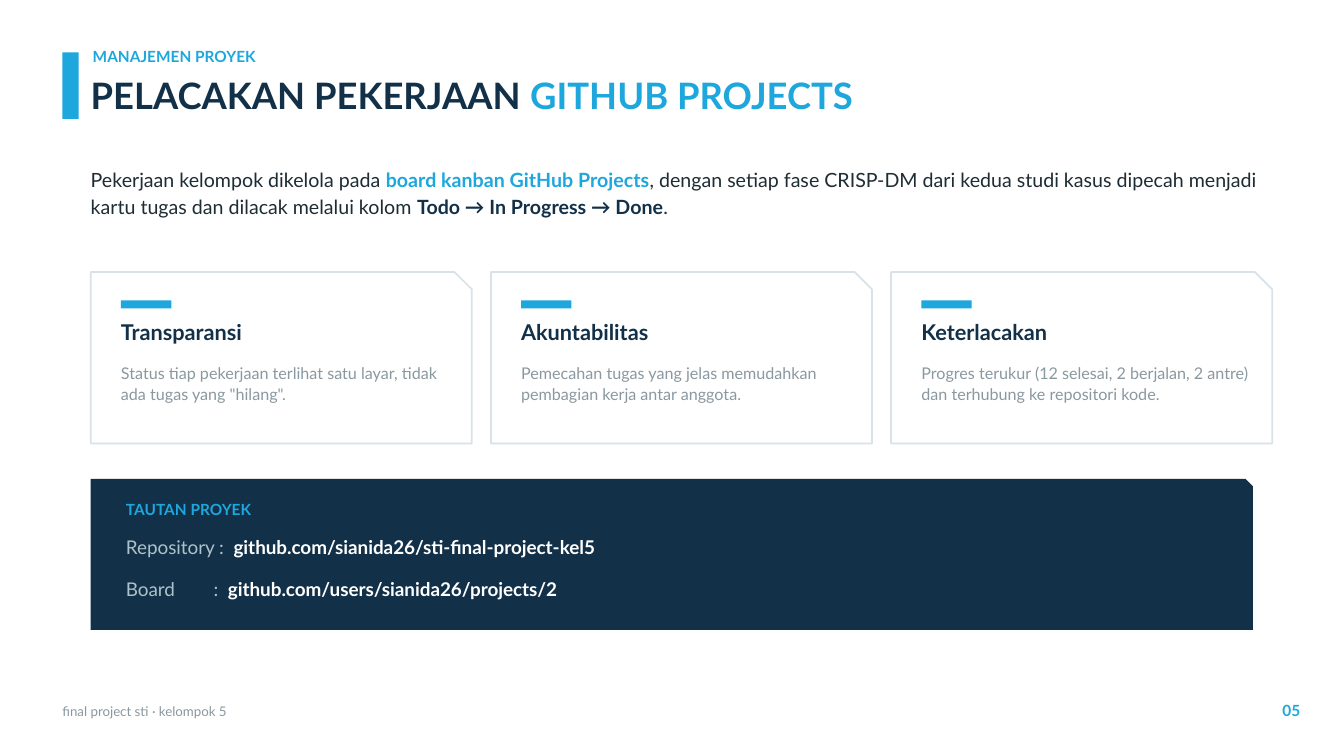
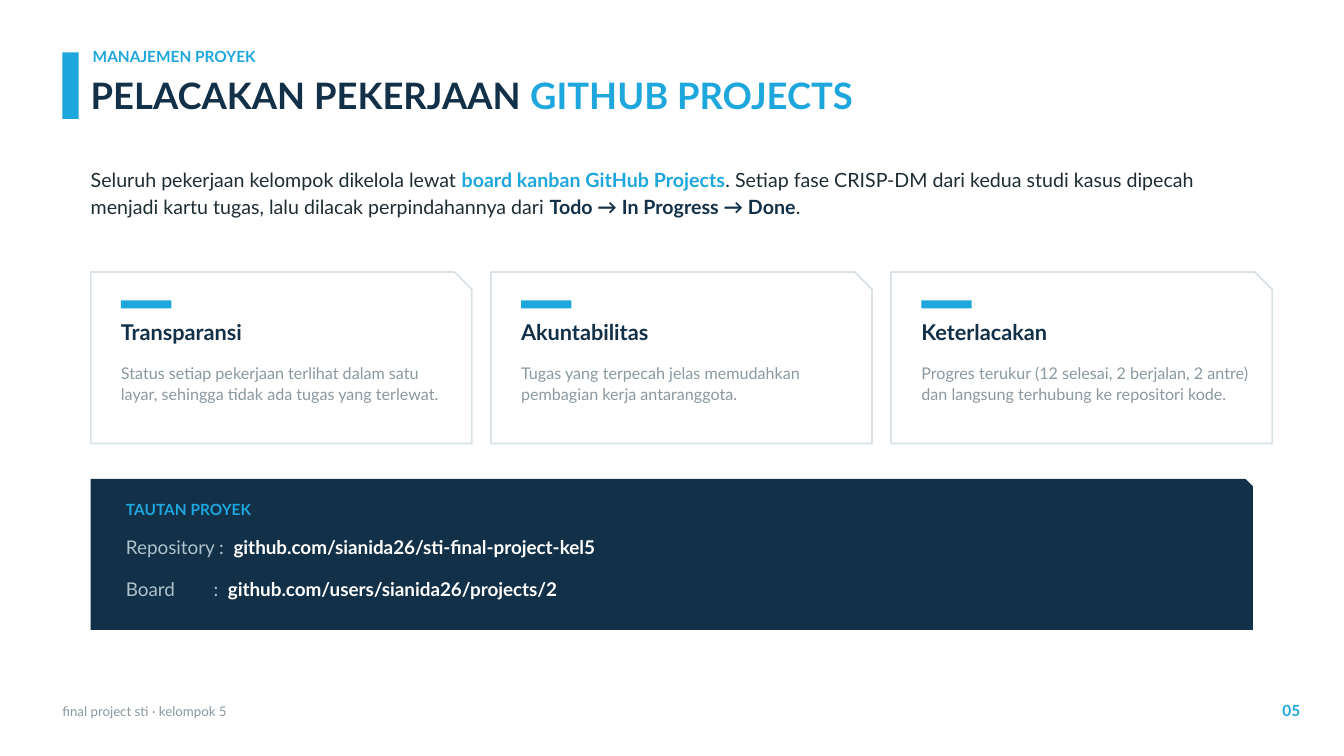
Before and after one commit to sianida26/sti-final-project-kel5, a slide deck: slide 5 of Final-Project-STI-Kel5-Presentation.pptx. Drawn at 1344x756 pixels with LibreOffice and Linux fonts; fonts in the diff are those of the drawing; background and template pictures are left out. Boxes give left, top, right and bottom in pixels: in the first picture for what was removed or moved away, otherwise in the second. Text is boxed around its words. In the diff, an @@ line names an element or a change of style, - is before the commit and + after.

```diff
--- a/Final-Project-STI-Kel5-Presentation.pptx
+++ b/Final-Project-STI-Kel5-Presentation.pptx
@@ text at [91,172,1194,218]: text changed @@
-Pekerjaan kelompok dikelola pada board kanban GitHub Projects, dengan setiap fase CRISP-DM dari kedua studi kasus dipecah menjadi kartu tugas dan dilacak melalui kolom Todo → In Progress → Done.
+Seluruh pekerjaan kelompok dikelola lewat board kanban GitHub Projects. Setiap fase CRISP-DM dari kedua studi kasus dipecah menjadi kartu tugas, lalu dilacak perpindahannya dari Todo → In Progress → Done.
@@ text at [121,367,438,403]: text changed @@
-Status tiap pekerjaan terlihat satu layar, tidak ada tugas yang "hilang".
+Status setiap pekerjaan terlihat dalam satu layar, sehingga tidak ada tugas yang terlewat.
@@ text at [521,367,800,403]: text changed @@
-Pemecahan tugas yang jelas memudahkan pembagian kerja antar anggota.
+Tugas yang terpecah jelas memudahkan pembagian kerja antaranggota.
@@ text at [921,367,1248,403]: text changed @@
-Progres terukur (12 selesai, 2 berjalan, 2 antre) dan terhubung ke repositori kode.
+Progres terukur (12 selesai, 2 berjalan, 2 antre) dan langsung terhubung ke repositori kode.
```
Also in this commit, not shown: 12 other slides changed, 3 other files.
